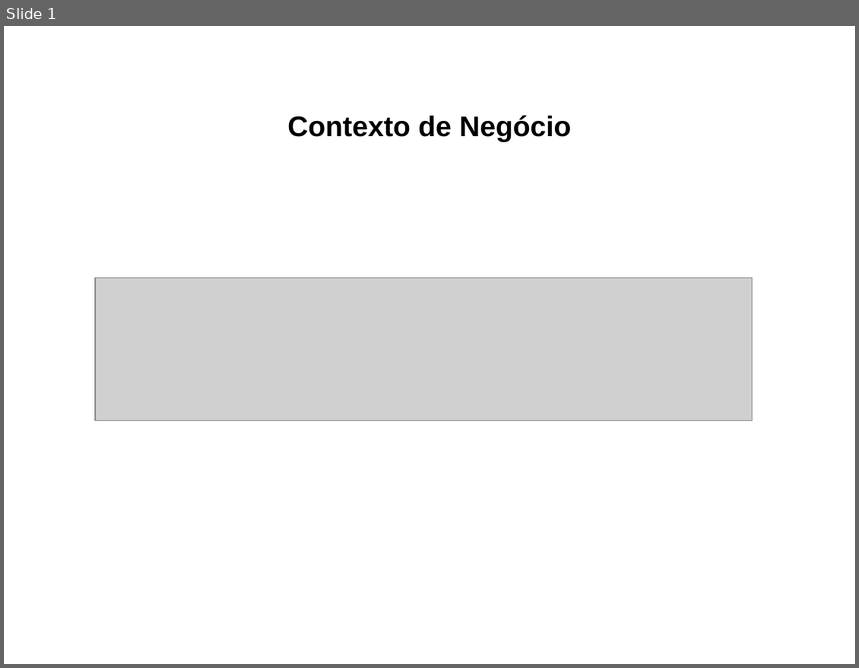
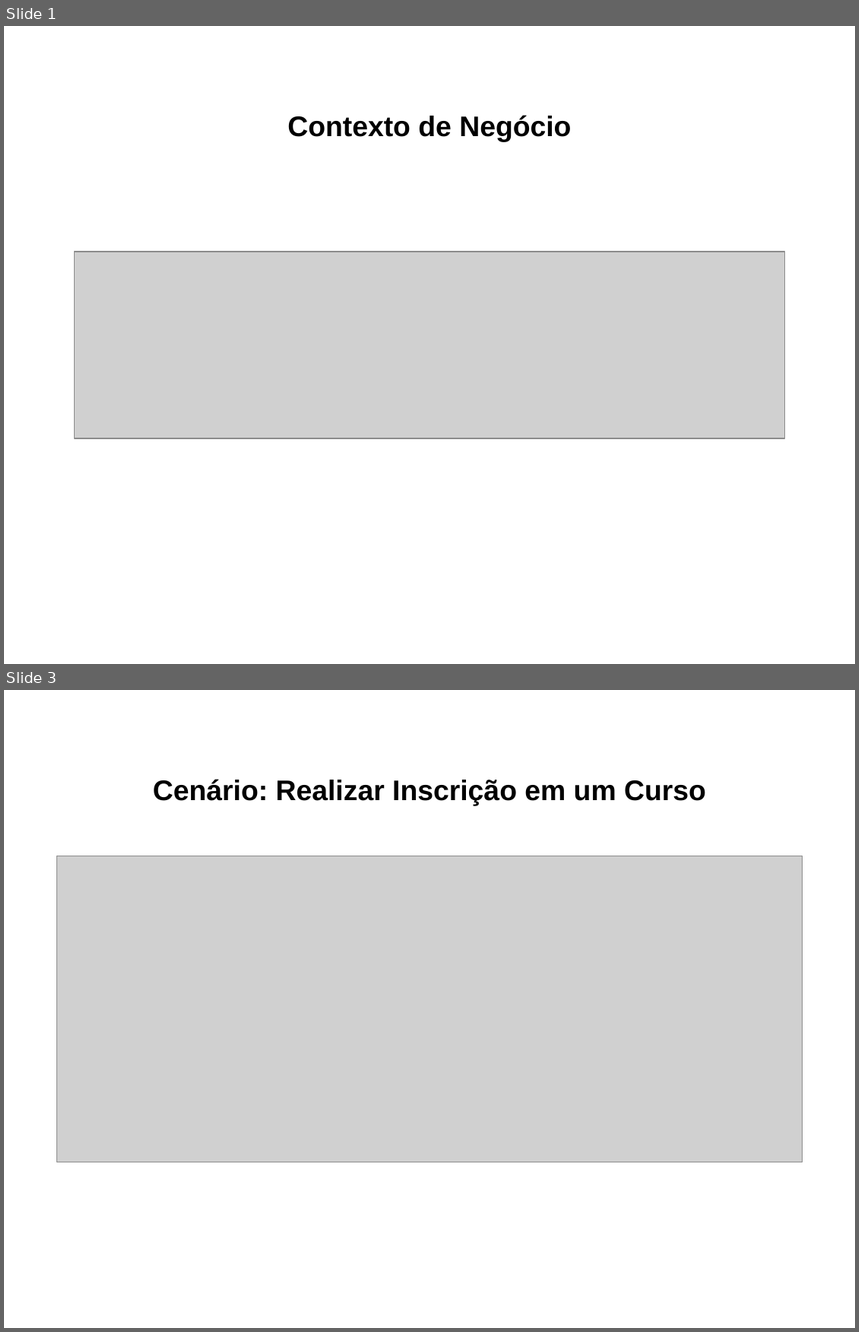
Before and after one commit to leozabotto/smart-owl, a slide deck: Artefatos/15 - Arquitetura de Negócio para cada Cenário.pptx. Shown one above the other, each under a label of ours: slide 1 before the commit, slides 1 and 3 after it; the slides between them are not shown. The pictures are 859x668 and 859x1332 pixels, drawn with LibreOffice and Linux fonts; fonts in the diff are those of the drawing; grey boxes stand for pictures. Boxes give left, top, right and bottom in pixels: in the first picture for what was removed or moved away, otherwise in the second. Text is boxed around its words. In the diff, an @@ line names an element or a change of style, - is before the commit and + after.

```diff
--- a/Artefatos/15 - Arquitetura de Negócio para cada Cenário.pptx
+++ b/Artefatos/15 - Arquitetura de Negócio para cada Cenário.pptx
@@ slide 3 added at (4,690,855,1328), background #FFFFFF @@
@@ text added at (153,779,706,806), 24 pt, text #000000, bold @@
+Cenário: Realizar Inscrição em um Curso
@@ picture added at (56,856,803,1163) @@
@@ slide 1 changed as well @@
@@ picture: place and size @@
-picture at (95,278,752,421)
+picture at (75,252,785,439)
```
Also in this commit, not shown: 1 other slide changed, 3 other slides added, 2 slides removed, 18 other files.
